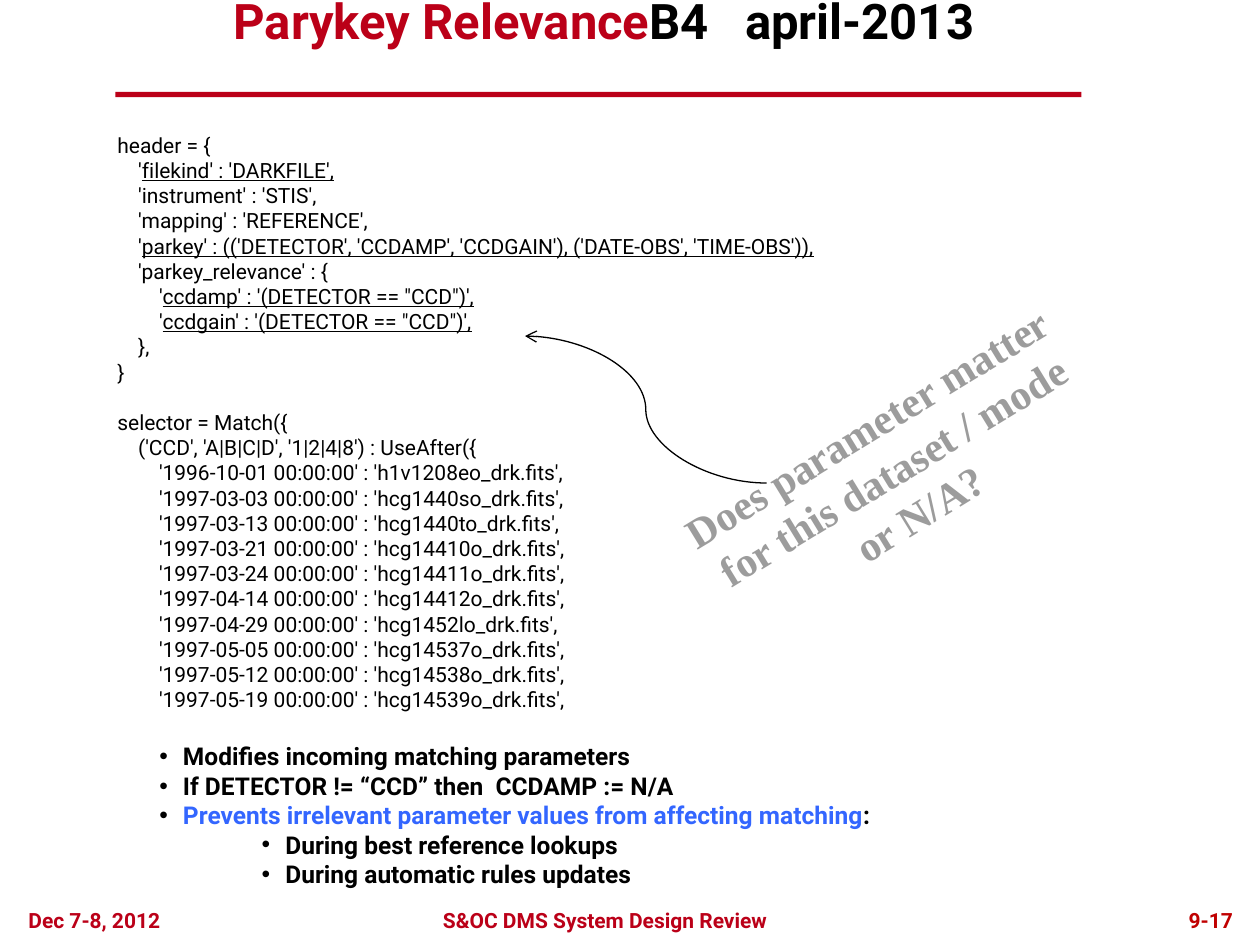
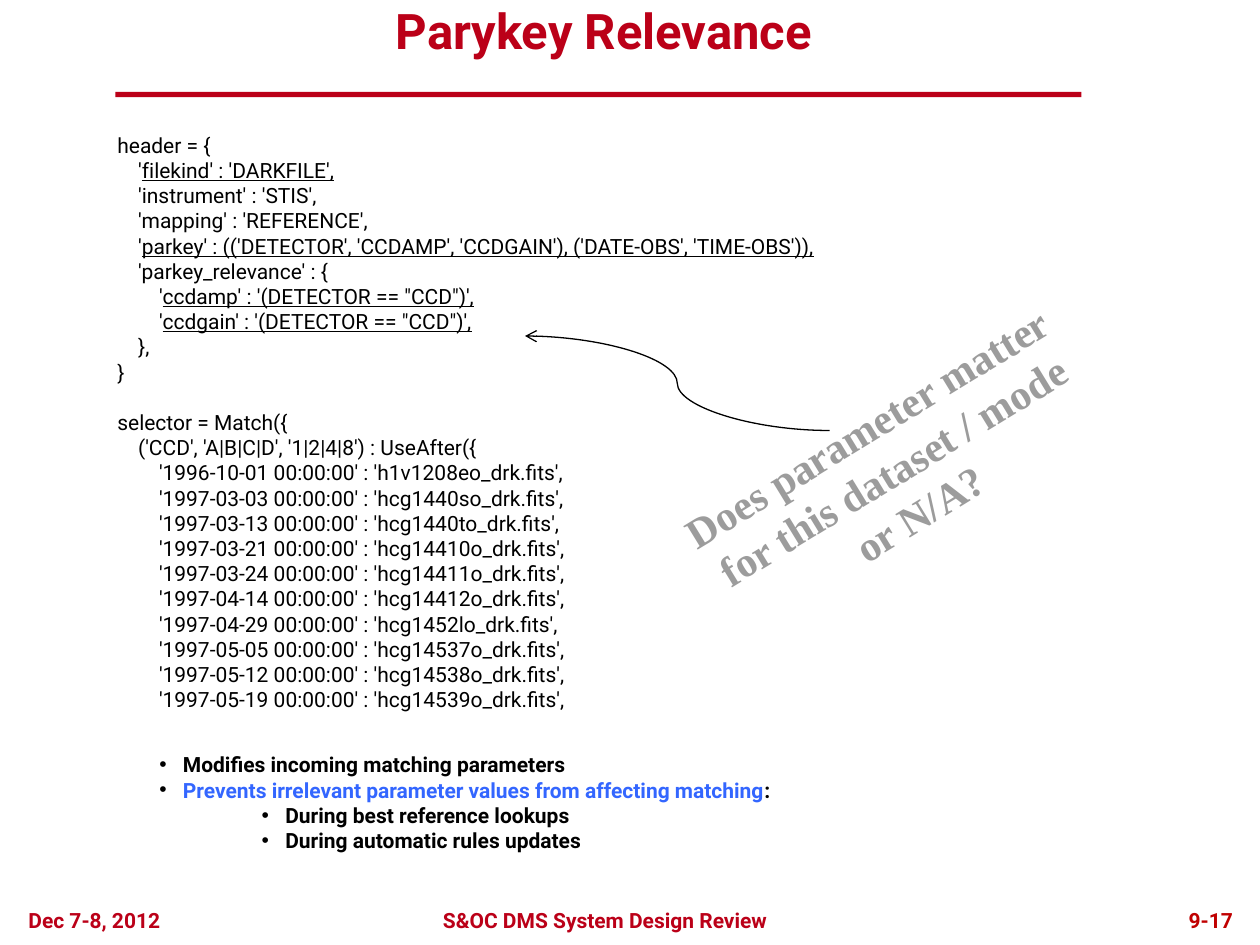
Before and after one commit to spacetelescope/crds, a slide deck: slide 16 of docs/DMS_SDR2_09_CRDS_final.pptx. Drawn at 1260x945 pixels with LibreOffice and Linux fonts; fonts in the diff are those of the drawing; background and template pictures are left out. Boxes give left, top, right and bottom in pixels: in the first picture for what was removed or moved away, otherwise in the second. Text is boxed around its words. In the diff, an @@ line names an element or a change of style, - is before the commit and + after.

```diff
--- a/docs/DMS_SDR2_09_CRDS_final.pptx
+++ b/docs/DMS_SDR2_09_CRDS_final.pptx
@@ title at (396,12,812,60): text changed @@
-Parykey RelevanceB4 april-2013
+Parykey Relevance
@@ curved arrow moved from (766, 483) - (525, 336) to (829, 431) - (525, 336) @@
@@ text "Modifies incoming matching parameters": place and size @@
-text "Modifies incoming matching parameters" at (183,746,870,888)
+text "Modifies incoming matching parameters" at (183,756,770,853)
@@ text "Modifies incoming matching parameters" at (183,756,770,853): size 14 to 12 pt @@
@@ text at (183,776,673,797): paragraph removed @@
-• If DETECTOR != “CCD” then CCDAMP := N/A
```
Also in this commit, not shown: 11 other slides changed.
